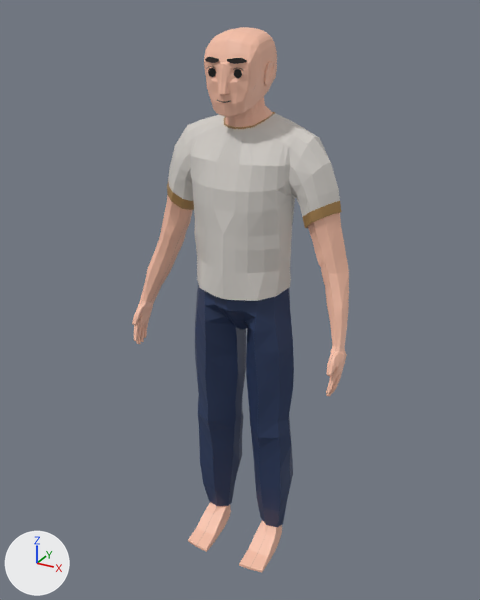
What one commit did to the Blender file ArtSourceFiles/Character/Nathan/Nathan.blend.
Rendered twice from a camera (50 mm lens) standing at (2.1, -3.86, 4.12) and looking at (-0.05, 0.04, 2.17). Every picture has the same lights, and +X, +Y and +Z are marked at lower left.

In view in the first picture: 'MaleDress', 'Nathan', 'Pants'.
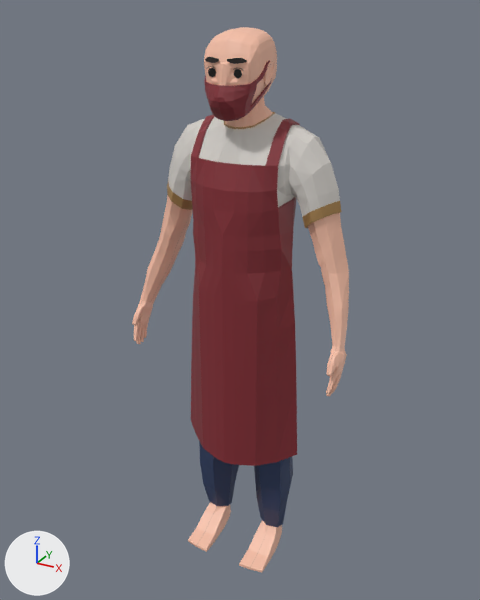
The change, as a list of edits to the scene's bpy script:
```text
Add mat_red:
    mat_red = principled_material('Red')
    mat_red.base_color = (0.24, 0.0255, 0.0354)  # red #862c35
Add me_cube_039:
    me_cube_039.from_pydata(...)  # 230 vertices, 232 faces; spans x -0.197..0.197, y -0.034..0.321, z -0.172..0.176
    me_cube_039.materials.append(mat_red)  # red #862c35
Add me_cube_009:
    me_cube_009.from_pydata(...)  # 352 vertices, 356 faces; spans x -0.48..0.48, y -0.25..0.33, z -1.44..1.07
    me_cube_009.materials.append(mat_red)  # red #862c35
Add ob_facemask:
    ob_facemask = bpy.data.objects.new('faceMask', me_cube_039)
    ob_facemask.location = (0.0, -0.279, 3.656)
Add ob_apron:
    ob_apron = bpy.data.objects.new('Apron', me_cube_009)
    ob_apron.location = (-0.001, -0.033, 2.402)
```

Changed parts and their boxes [x1, y1, x2, y2] in the pictures (480 x 600 px):
'Apron', added (red): after [191, 115, 300, 466]
'faceMask', added: after [204, 61, 272, 121]
'Pants', unchanged, covered by the edit: before [195, 283, 294, 527]; after [199, 441, 293, 527]
